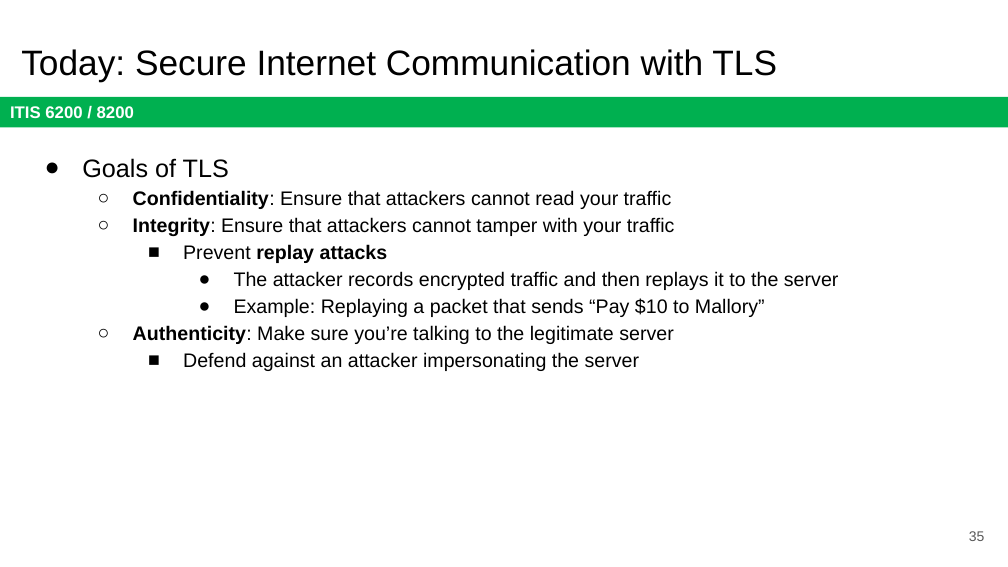
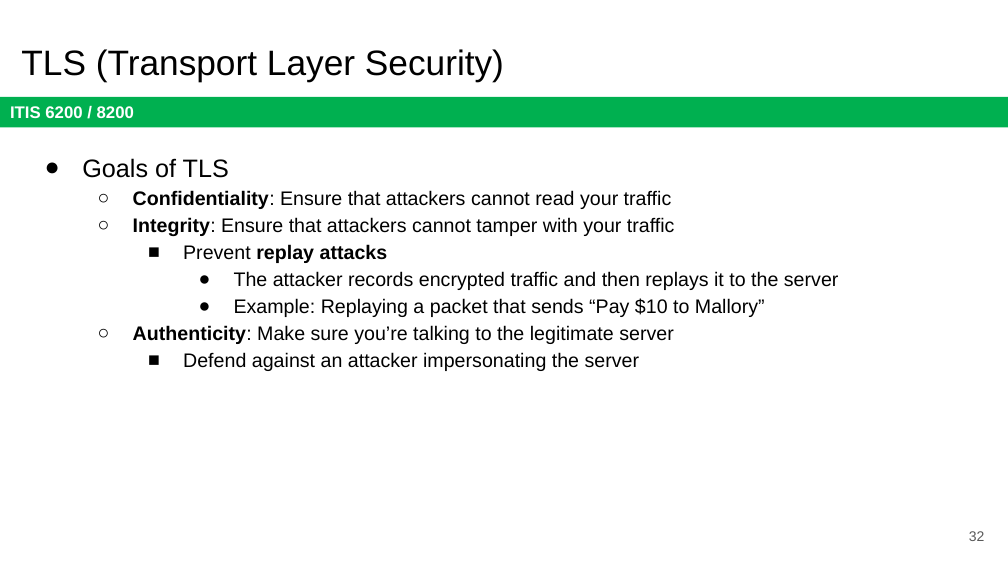
Before and after one commit to jx5c/github.io, a slide deck: slide 32 of teaching/ITIS6200/2023fa/lectures/lec15.ARP.pptx (slide 35 before the commit). Drawn at 1008x567 pixels with LibreOffice and Linux fonts; fonts in the diff are those of the drawing. Boxes give left, top, right and bottom in pixels: in the first picture for what was removed or moved away, otherwise in the second. Text is boxed around its words. In the diff, an @@ line names an element or a change of style, - is before the commit and + after.

```diff
--- a/teaching/ITIS6200/2023fa/lectures/lec15.ARP.pptx
+++ b/teaching/ITIS6200/2023fa/lectures/lec15.ARP.pptx
@@ title at (21, 49, 504, 81): text changed @@
-Today: Secure Internet Communication with TLS
+TLS (Transport Layer Security)
@@ page number at (969, 531, 985, 541): text changed @@
-35
+32
```
Also in this commit, not shown: 5 other slides changed, 4 slides removed.
